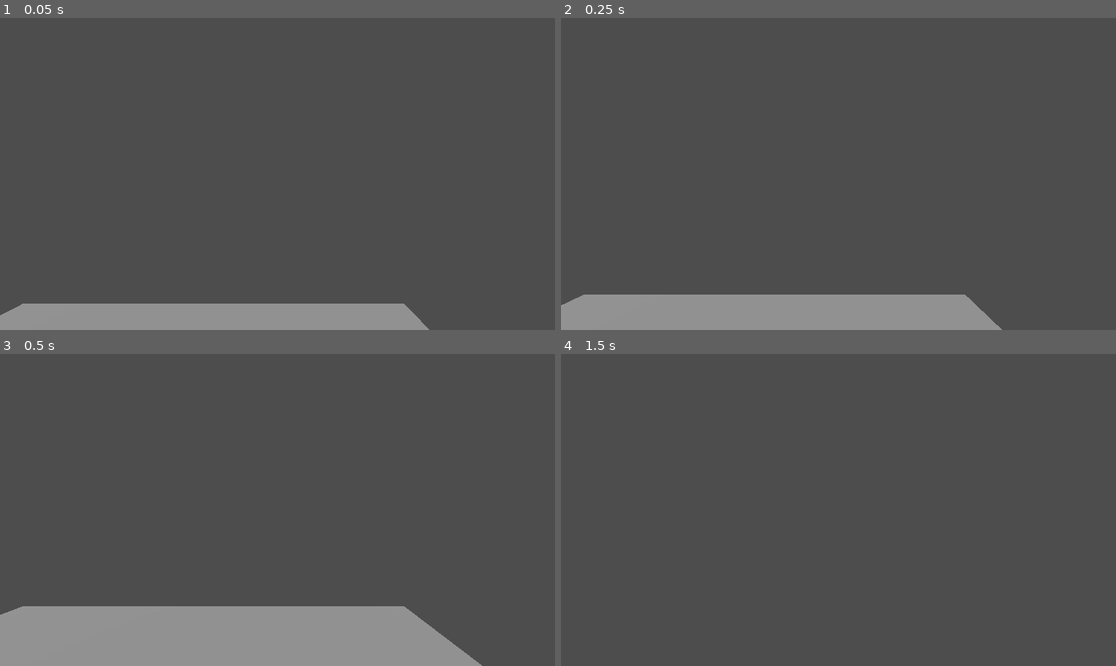
Above: before the commit, frames 1-4 (two rows, left to right).
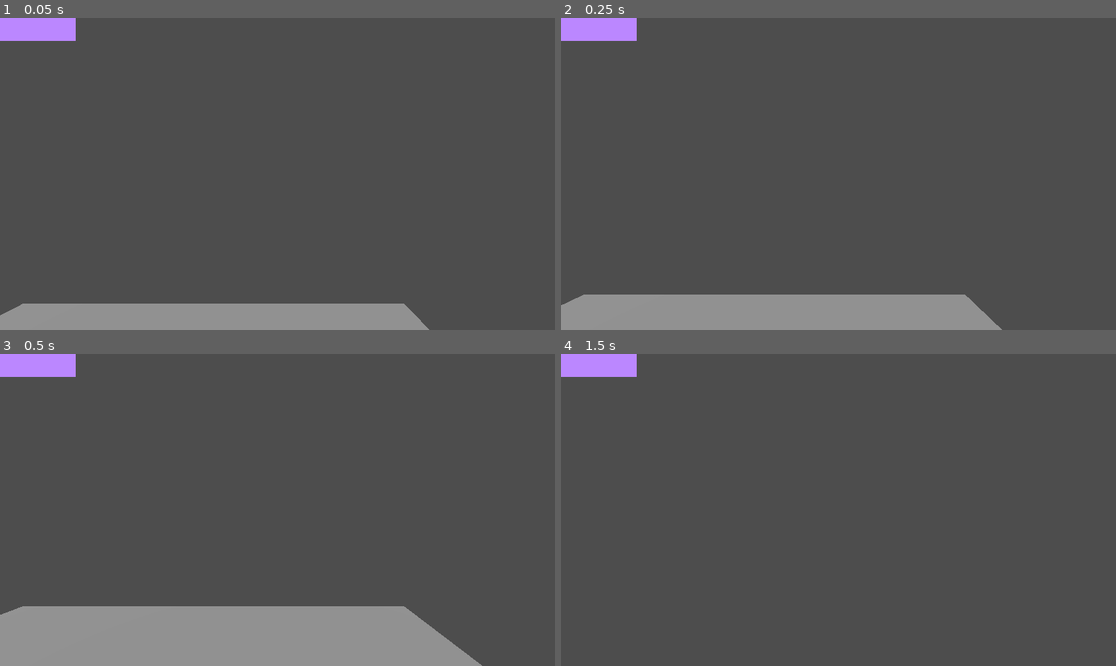
Above: after the commit, the same moments.

Repository: kuritism/scrimmages-during-internship-2
Game: Godot game, scene res://level.tscn
Two runs of this game, one before a commit and one after it. Both use one fixed random seed, a clock stepped at 60 frames per second and the inputs below.
Inputs (mouse positions are in pixels of both pictures, inside the frame that each line leads up to):
- Up to frame 1 (0.05 s): no input
- Up to frame 2 (0.25 s): no input
- Up to frame 3 (0.5 s): no input
- Up to frame 4 (1.5 s): move the mouse to (866, 510) at 0.52 s; hold W (move_forward) from 0.53 s (still down); tap Space (jump) at 0.77 s; move the mouse to (810, 510) at 1.27 s

The runs differ from the first frame. In frame 1, 1.0% of the frame differs, in the area x 0-14%, y 0-8%; in frame 2, 1.0%; in frame 3, 1.0%; in frame 4, 1.0%.

Commit message:
HP system

Diff:
--- /dev/null
+++ b/HP.gd
@@ -0,0 +1,30 @@
+extends Node3D
+
+@export var HP : int = 1
+@export var SHIELD : int = 50
+@export var cooldown : float = 1.0
+
+func take_damage(dmg):
+	if SHIELD > 0:
+		SHIELD -= dmg
+	else:
+		HP -= dmg
+
+# Called when the node enters the scene tree for the first time.
+func _ready():
+	pass # Replace with function body.
+
+
+
+# Called every frame. 'delta' is the elapsed time since the previous frame.
+func _process(delta):
+
+	cooldown -= 0.005
+	if cooldown <= 0:
+		if HP < 95:
+			HP += 5
+		elif HP < 100:
+			HP = 100
+		cooldown = 1.0
+
+	print(HP)
--- /dev/null
+++ b/gui.tscn
@@ -0,0 +1,16 @@
+[gd_scene format=3 uid="uid://b7vfxuh00v87p"]
+
+[node name="GUI" type="Control"]
+layout_mode = 3
+anchors_preset = 15
+anchor_right = 1.0
+anchor_bottom = 1.0
+grow_horizontal = 2
+grow_vertical = 2
+mouse_filter = 2
+
+[node name="ColorRect" type="ColorRect" parent="."]
+layout_mode = 0
+offset_right = 157.0
+offset_bottom = 48.0
+color = Color(0.733667, 0.53, 1, 1)
--- a/level.tscn
+++ b/level.tscn
@@ -1,6 +1,7 @@
-[gd_scene load_steps=6 format=3 uid="uid://g56cif6typsi"]
+[gd_scene load_steps=7 format=3 uid="uid://g56cif6typsi"]
 
 [ext_resource type="PackedScene" uid="uid://drnstqe6wqpm1" path="res://player.tscn" id="1_lin1h"]
+[ext_resource type="PackedScene" uid="uid://b7vfxuh00v87p" path="res://gui.tscn" id="2_wt8e2"]
 
 [sub_resource type="Environment" id="Environment_7cvnc"]
 
@@ -11,6 +12,8 @@
 [sub_resource type="CylinderShape3D" id="CylinderShape3D_pkv2p"]
 
 [node name="Node3D" type="Node3D"]
+
+[node name="GUI" parent="." instance=ExtResource("2_wt8e2")]
 
 [node name="WorldEnvironment" type="WorldEnvironment" parent="."]
 environment = SubResource("Environment_7cvnc")
--- a/player.tscn
+++ b/player.tscn
@@ -1,6 +1,7 @@
-[gd_scene load_steps=4 format=3 uid="uid://drnstqe6wqpm1"]
+[gd_scene load_steps=5 format=3 uid="uid://drnstqe6wqpm1"]
 
 [ext_resource type="Script" path="res://player.gd" id="1_ve33o"]
+[ext_resource type="PackedScene" uid="uid://rmiatprbjkea" path="res://stats.tscn" id="2_o5ksn"]
 
 [sub_resource type="CapsuleMesh" id="CapsuleMesh_y4bbw"]
 
@@ -24,3 +25,5 @@
 
 [node name="Camera3D" type="Camera3D" parent="TwistPivot/PitchPivot"]
 transform = Transform3D(1, 0, 0, 0, 1, 0, 0, 0, 1, 0, 0.499952, -0.495036)
+
+[node name="HP" parent="." instance=ExtResource("2_o5ksn")]
--- /dev/null
+++ b/stats.tscn
@@ -0,0 +1,6 @@
+[gd_scene load_steps=2 format=3 uid="uid://rmiatprbjkea"]
+
+[ext_resource type="Script" path="res://HP.gd" id="1_6aqdp"]
+
+[node name="HP" type="Node3D"]
+script = ExtResource("1_6aqdp")
